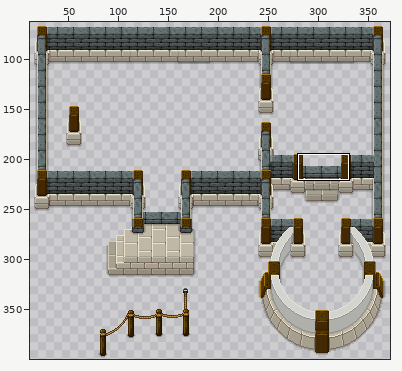
File history of a sprite sheet, img/inn_base.png. The picture above shows the old version from afar; the outline marks the close-up.
Close-up. Earlier state:
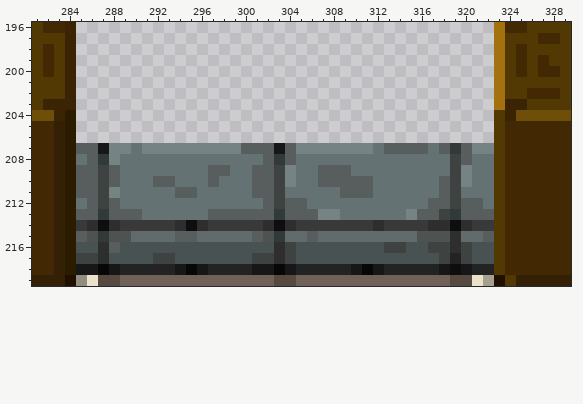
The file is 480x400 pixels. Colours within 5 levels of each other are drawn and written as one. Shown: x 281..329, y 196..219. The wide view leaves out empty margins.
New version:
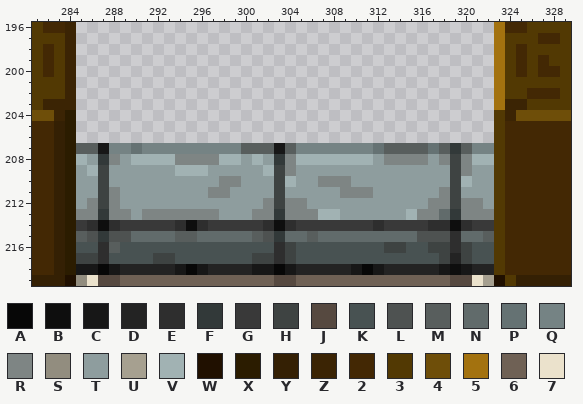
Palette (. is transparent): A #070707  B #0e0e0e  C #171717  D #232323  E #2e2e2e  F #323939  G #393939  H #3e4342  J #564940  K #485252  L #4e5251  M #585e5d  N #616b6b  P #657273  Q #758384  R #7e8584  S #928d7f  T #8e9d9e  U #a6a090  V #a1b2b3  W #201000  X #2b1c00  Y #342004  Z #3b2404  2 #432804  3 #523903  4 #6e4e09  5 #a3720f  6 #6f6155  7 #ebe2cc
Message: wip: inn lvl1 integration
The edit:
@@ x 281..329 @@
 207 22YXMMCQQPQQQQQQQQQMMMCMQQQQQQQPMMMMPMFMQQ3222222
-208 22YXPMFQPPPPPPPPPPPPPMFMPPPPPPPPPPPPPPHMPP3222222
-209 22YXMMHMPPPPPPPPMMPPMMHQPPMMMPPPPPPPPPHQPP3222222
-210 22YXMMHMPPPMMPPPMPPPMMHQPPMMMMMPPPPPPMHQPP3222222
-211 22YXMMHQPPPPPMMPPPPPMMHPPPPPMMMPPPPPPMHPPP3222222
-212 22YXPMHMPPPPPPPPPPPPPMHMMPPPPPPPPPPPMMHMMP3222222
-213 22YXMMFMMMPPPPPPMMMMMMFMMMQQPPPPPPQMMHFMMM3222222
+208 22YXVTFRTVVVVRRRRVVTVTFRVVVVVVVTRRRRTRHRVV3222222
+209 22YXTVHTTTTTTVVVTTTTTVHRTTTTTTTTTTTTTTHRTT3222222
+210 22YXTTHTTTTTTTTTTRRTTTHVTTRRRTTTTTTTTTHVTT3222222
+211 22YXTTHRTTTTTTTTRRTTTTHTTTTTRRRTTTTTTRHTTT3222222
+212 22YXTRHRTTTTTTTTTTTTTRHRRTTTTTTTTTTTRRHRRT3222222
+213 22YXRRFRRTRRRRRRRTTTRRFRRRVVTTTTTTVRRNFRRR3222222
 214 22YXGEBEGGGGGEBEGGGGGEBEGGGGGGGEGGGGEEBEGG3222222
Boxes around the changes in both close-ups, in picture pixels (x1, y1, x2, y2):
changed: (76, 154, 494, 220)
